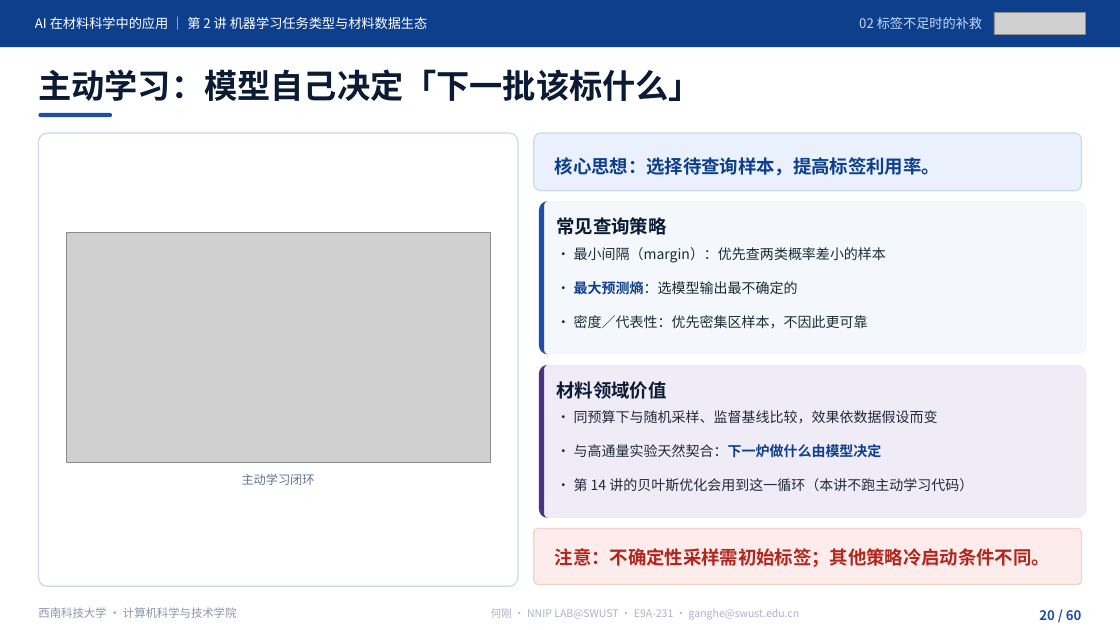
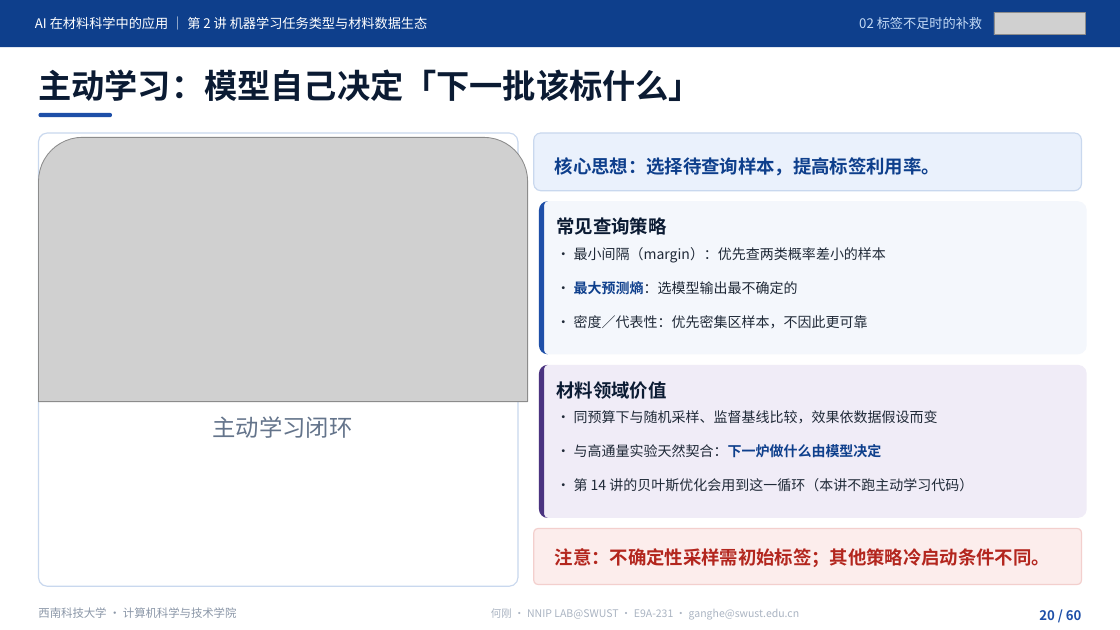
Before and after one commit to cosfrist/Applications-of-Artificial-Intelligence-in-Materials-Science-SWUST, a slide deck: slide 20 of lectures/02-机器学习任务类型与材料数据生态/AI在材料科学中的应用-第2讲 机器学习任务类型与材料数据生态-V5.pptx. Drawn at 1120x630 pixels with LibreOffice and Linux fonts; fonts in the diff are those of the drawing; grey boxes stand for pictures. Boxes give left, top, right and bottom in pixels: in the first picture for what was removed or moved away, otherwise in the second. Text is boxed around its words. In the diff, an @@ line names an element or a change of style, - is before the commit and + after.

Commit message:
第1、2讲课件按教师 11-12 手动优化更新，配套文件同步
第 1 讲（5,954,736 B，SHA 45d46523…）
- 全篇引号由 `&quot;` 转义统一为直角引号：P3「一行训练数据」、P20 Al 7075 案例、P62 四条预检命令
- P6 样例三「二元/三元氧化物的实验带隙」断行合并
- **P63 页标题**「退出题与记录模板（四栏）」→「本讲作业与记录模板（四栏）」，讲义与授课路线同步
- 讲义 P3 页标题行由旧名「本讲学习结果与 90 分钟路线」统一为「本讲预期目标」，与课件及授课路线一致
- 页数仍 63；图片对象 94（58 页眉另计）未变，source_index 图片元数据表无需重建
- README-V5 / source_index 同步至教师 11-06 版；清单复算 13/13

第 2 讲（5,326,822 B，SHA 675d5100…）
- **P3 页标题**「本讲学习结果与 90 分钟路线」→「本讲预期成果与构成」，删去页内「任务卡计入课堂过程证据（2 分）…」
  与「15′/20′/25′/20′/10′」旧路线标注
- **P58 页标题**「课堂实践（20 分钟）：把博士课题写成任务卡」→「课堂实践：把博士课题写成任务卡」
- 配图替换：P1（3 张并为 2 张）、P20、P46 各替换 1 张
- 图片对象 91 → 90，唯一媒体 32 → 31，页眉 60 未变；source_index §6 嵌入元数据表重建（30 行）
- 讲义与授课路线同步 P3、P58 标题；清单复算 6/6

课程导论本次未变（源与仓库逐字节一致），未提交。

```diff
--- a/lectures/02-机器学习任务类型与材料数据生态/AI在材料科学中的应用-第2讲 机器学习任务类型与材料数据生态-V5.pptx
+++ b/lectures/02-机器学习任务类型与材料数据生态/AI在材料科学中的应用-第2讲 机器学习任务类型与材料数据生态-V5.pptx
@@ picture added at [39,138,528,402] @@
@@ picture removed at [66,233,491,462] @@
@@ text "主动学习闭环": place and size @@
-text "主动学习闭环" at [242,474,315,485]
+text "主动学习闭环" at [212,416,352,438]
@@ text "主动学习闭环" at [212,416,352,438]: size 10.5 to 20 pt @@
```
Also in this commit, not shown: 5 other slides changed, 13 other files.
